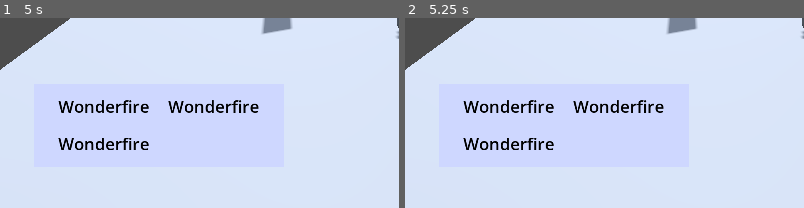
Above: before the commit, frames 1-2 (left to right).
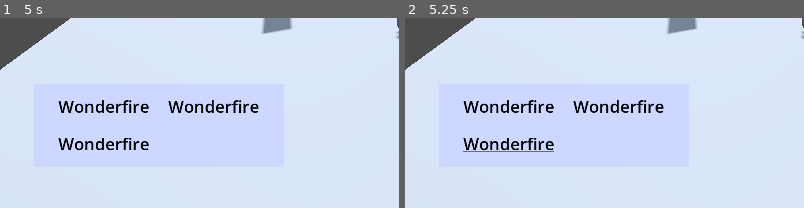
Above: after the commit, the same moments.

Repository: Kaympe20/somneria
Game: Godot game, scene res://components/views/battle/battle.tscn
Two runs of this game, one before a commit and one after it. Both use one fixed random seed, a clock stepped at 60 frames per second and the inputs below. This scene is started directly instead of the project's main scene. A sky picture missing from this copy of the repository is replaced by a grey-blue gradient.
Inputs (mouse positions are % of the whole screen's width and height, from its top left):
- Up to frame 1 (5 s): tap Enter at 0.5, 2, 3.5 s; move the mouse to (72, 35) at 0.52 s; hold Right (right) 0.53-1.28 s; tap Space (jump) at 0.77, 1.25, 1.52, 2.75, 3.02, 3.77, 4.25, 4.52 s; move the mouse to (30, 47) at 1.27 s; hold S (back) 1.28-2.03 s; move the mouse to (60, 15) at 2.02 s; hold Right (right) 2.03-2.78 s; move the mouse to (45, 65) at 2.77 s; hold W (forward) 2.78-3.53 s; move the mouse to (80, 59) at 3.52 s; hold A (left) from 3.53 s (still down); move the mouse to (20, 23) at 4.27 s
- Up to frame 2 (5.25 s): move the mouse to (55, 41) at 5.02 s; release A (left) at 5.03 s; hold S (back) from 5.03 s (still down)
The pictures show only the part of the screen within x 0-50%, y 50-100%; the shares and areas given below are measured in that part.

Frame 1 is identical in both runs. In frame 2, 0.1% of the frame differs, in the area x 14-38%, y 70-71%.
Error before the commit: Invalid access to property or key 'text' on a base object of type 'null instance'. (res://components/views/battle/gridContainer.gd:58)

Commit message:
working menu navigation system

Diff:
--- a/components/views/battle/gridContainer.gd
+++ b/components/views/battle/gridContainer.gd
@@ -12,13 +12,13 @@
 func _process(delta: float) -> void:
 	var amountToMoveBy: Vector2 = Vector2.ZERO;
 
-	if Input.is_action_pressed("right"):
+	if Input.is_action_just_pressed("right"):
 		amountToMoveBy.x += 1;
-	if Input.is_action_pressed("left"):
+	if Input.is_action_just_pressed("left"):
 		amountToMoveBy.x -= 1;
-	if Input.is_action_pressed("forward"):
+	if Input.is_action_just_pressed("forward"):
 		amountToMoveBy.y += 1;
-	if Input.is_action_pressed("back"):
+	if Input.is_action_just_pressed("back"):
 		amountToMoveBy.y -= 1;
 
 	if amountToMoveBy != Vector2.ZERO:
@@ -42,20 +42,25 @@
 
 #TODO Implement
 func moveUnderline(amountToMoveBy: Vector2): ## Moves the underline by the amount given as a Vector 2, does nothing if the move would be out of bounds
+	var workingIndex = currentIndex;
 
-	var label: RichTextLabel = get_node("Label%s" % (currentIndex + 1));
+	var label: RichTextLabel = get_node("Label%s" % (workingIndex + 1));
 	label.text = label.get_parsed_text(); # Clear underline
 
-	print("current index is %s and index to move by is %s" % [currentIndex, convertToIndex(amountToMoveBy)]);
-	currentIndex += convertToIndex(amountToMoveBy);
+	print("current index is %s and index to move by is %s" % [workingIndex, convertToIndex(amountToMoveBy)]);
+	workingIndex += convertToIndex(amountToMoveBy);
 
-	if currentIndex > 3:
-		currentIndex = 3;
+	if workingIndex > 3:
+		workingIndex = 3;
+	elif workingIndex < 0:
+		workingIndex = 0;
 
-	print("Getting node Label%s" % (currentIndex + 1));
-	label = get_node("Label%s" % (currentIndex + 1)); # Reassign "label" to new active RichTextLabel
+	print("Getting node Label%s" % (workingIndex + 1));
+	label = get_node("Label%s" % (workingIndex + 1)); # Reassign "label" to new active RichTextLabel
 
 	label.text = addUnderline(label.text);
+
+	currentIndex = workingIndex;
 
 func addUnderline(textToUnderline: String) -> String:
 	return "[u]%s[/u]" % textToUnderline;
